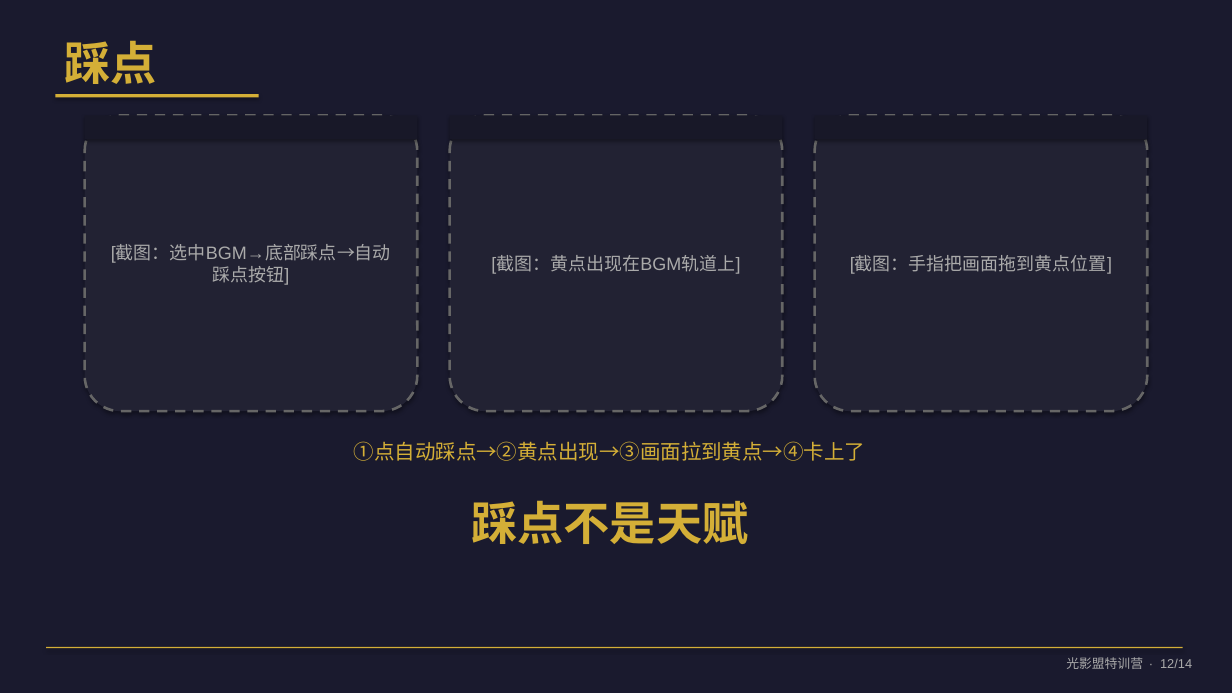
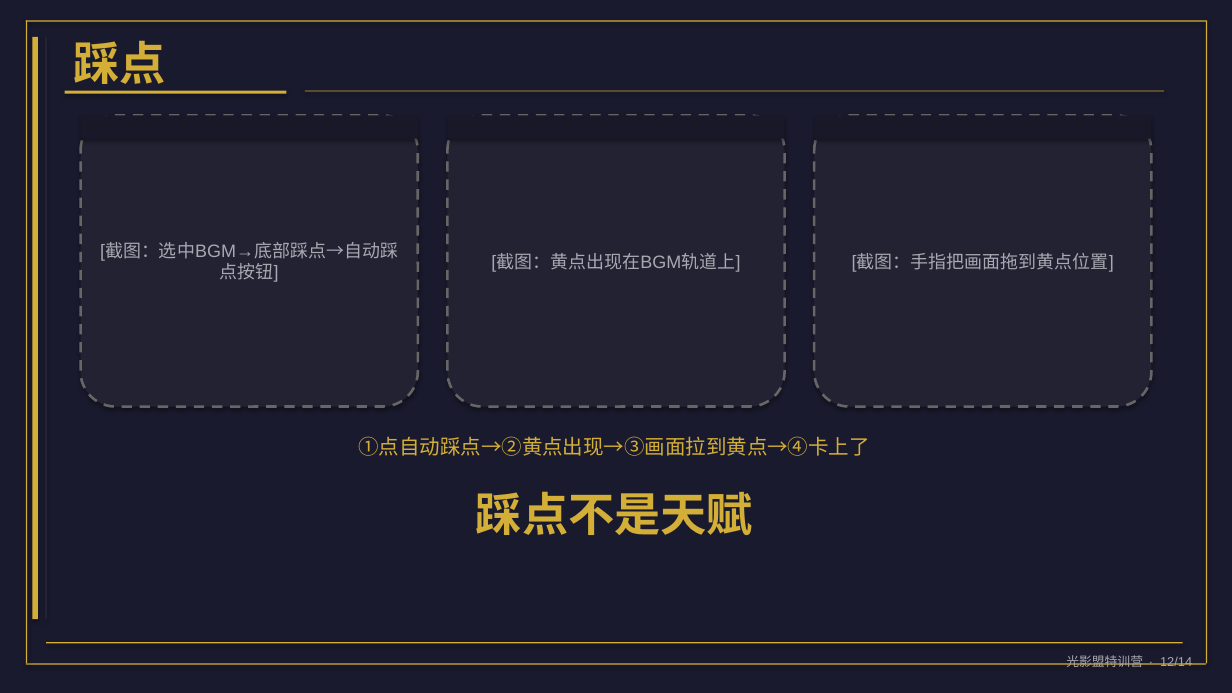
Before and after one commit to jun66888/Photon, a slide deck: slide 12 of 试听课_从景别到剪辑.pptx. Drawn at 1232x693 pixels with LibreOffice and Linux fonts; fonts in the diff are those of the drawing. Boxes give left, top, right and bottom in pixels: in the first picture for what was removed or moved away, otherwise in the second. Text is boxed around its words. In the diff, an @@ line names an element or a change of style, - is before the commit and + after.

```diff
--- a/试听课_从景别到剪辑.pptx
+++ b/试听课_从景别到剪辑.pptx
@@ rectangle added at [26, 20, 1206, 21], fill #D4AF37 @@
@@ rectangle added at [26, 20, 27, 664], fill #D4AF37 @@
@@ rectangle added at [1206, 20, 1207, 664], fill #D4AF37 @@
@@ rectangle added at [32, 37, 38, 619], fill #D4AF37 @@
@@ text "踩点" rewrapped from [64, 40, 156, 84] to [74, 40, 166, 92] @@
@@ rectangle: place and size @@
-rectangle at [55, 94, 259, 97]
+rectangle at [65, 91, 287, 93]
@@ rounded rectangle "[截图：选中BGM→底部踩点→自动踩点按钮]": place and size @@
-rounded rectangle "[截图：选中BGM→底部踩点→自动踩点按钮]" at [85, 116, 418, 411]
+rounded rectangle "[截图：选中BGM→底部踩点→自动踩点按钮]" at [80, 116, 418, 407]
@@ rectangle: place and size @@
-rectangle at [85, 116, 418, 140]
+rectangle at [80, 116, 418, 139]
@@ rectangle added at [305, 91, 1165, 91], fill #D4AF37 @@
@@ rounded rectangle "[截图：黄点出现在BGM轨道上]": place and size @@
-rounded rectangle "[截图：黄点出现在BGM轨道上]" at [450, 116, 783, 411]
+rounded rectangle "[截图：黄点出现在BGM轨道上]" at [447, 116, 785, 407]
@@ rounded rectangle "[截图：手指把画面拖到黄点位置]": place and size @@
-rounded rectangle "[截图：手指把画面拖到黄点位置]" at [815, 116, 1148, 411]
+rounded rectangle "[截图：手指把画面拖到黄点位置]" at [814, 116, 1152, 407]
@@ rectangle: place and size @@
-rectangle at [815, 116, 1148, 140]
+rectangle at [814, 116, 1152, 139]
@@ text "①点自动踩点→②黄点出现→③画面拉到黄点→④卡上了": place and size @@
-text "①点自动踩点→②黄点出现→③画面拉到黄点→④卡上了" at [354, 441, 865, 461]
+text "①点自动踩点→②黄点出现→③画面拉到黄点→④卡上了" at [358, 436, 869, 456]
@@ text "踩点不是天赋": place and size @@
-text "踩点不是天赋" at [471, 500, 748, 544]
+text "踩点不是天赋" at [476, 491, 753, 535]
@@ rectangle: place and size @@
-rectangle at [46, 647, 1183, 648]
+rectangle at [46, 642, 1183, 643]
@@ text colour #AAAAAA to #A8A8B0 in 4 elements at [447, 116, 785, 407], [814, 116, 1152, 407], [80, 116, 418, 407], [1066, 655, 1192, 667] @@
@@ rectangle added at [26, 664, 1206, 665], fill #D4AF37 @@
```
Also in this commit, not shown: 13 other slides changed, 1 other file.
